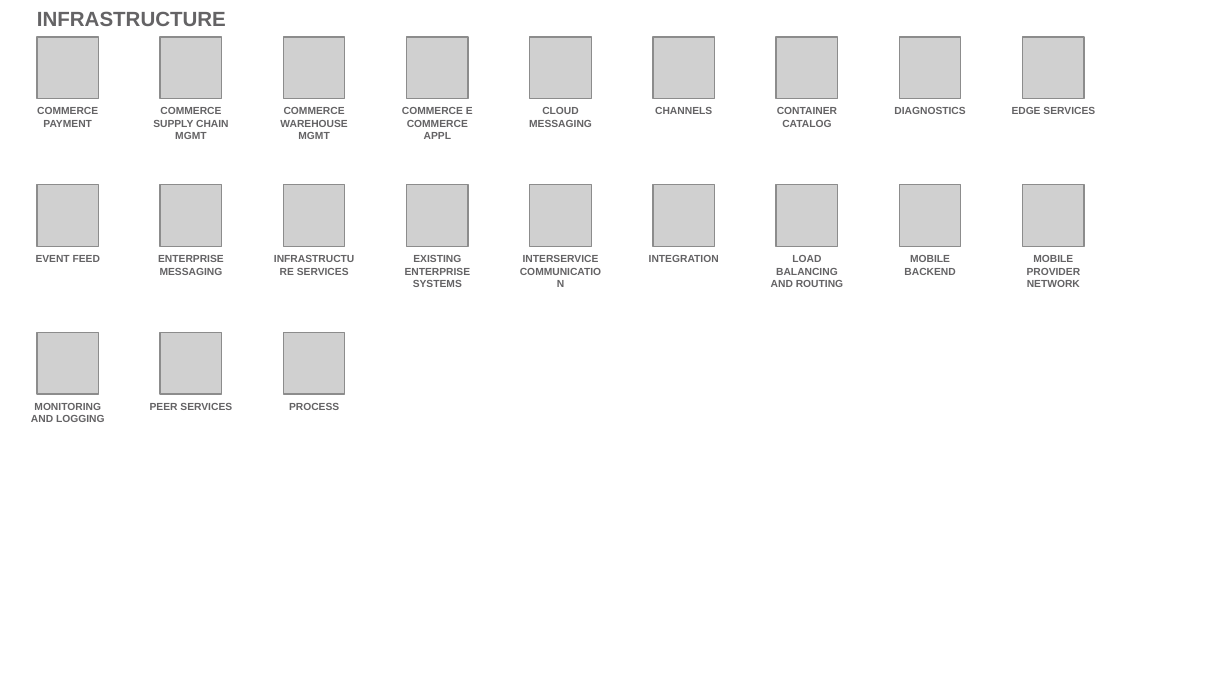
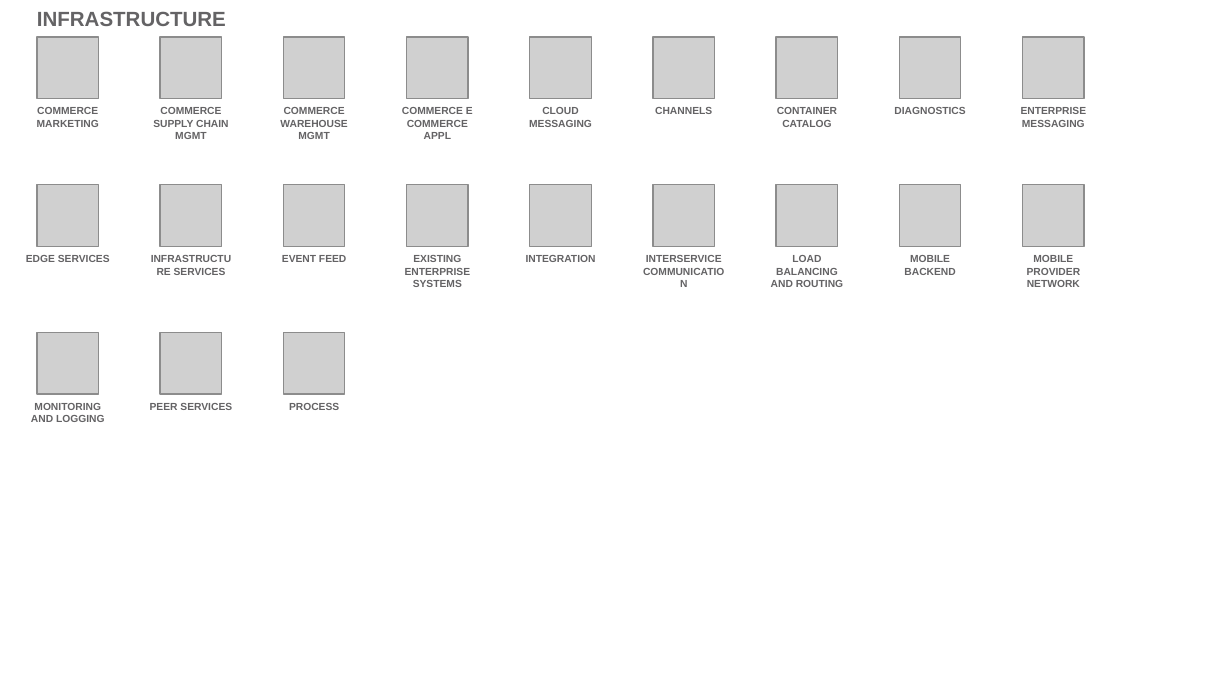
Before and after one commit to l2fprod/myarchitecture, a slide deck: slide 18 of mycatalog-architecture-diagram-template.pptx. Drawn at 1232x693 pixels with LibreOffice and Linux fonts; fonts in the diff are those of the drawing; grey boxes stand for pictures. Boxes give left, top, right and bottom in pixels: in the first picture for what was removed or moved away, otherwise in the second. Text is boxed around its words. In the diff, an @@ line names an element or a change of style, - is before the commit and + after.

```diff
--- a/mycatalog-architecture-diagram-template.pptx
+++ b/mycatalog-architecture-diagram-template.pptx
@@ text at <box>37,107,99,127</box>: text changed @@
-COMMERCE PAYMENT
+COMMERCE MARKETING
@@ text at <box>1021,107,1087,127</box>: text changed @@
-EDGE SERVICES
+ENTERPRISE MESSAGING
@@ text at <box>26,255,110,262</box>: text changed @@
-EVENT FEED
+EDGE SERVICES
@@ text "INFRASTRUCTURE SERVICES": place and size @@
-text "INFRASTRUCTURE SERVICES" at <box>297,268,349,275</box>
+text "INFRASTRUCTURE SERVICES" at <box>174,268,226,275</box>
@@ text removed at <box>158,255,224,275</box> @@
-ENTERPRISE MESSAGING
@@ text added at <box>282,255,346,262</box>, 6 pt, text #646365, bold @@
+EVENT FEED
@@ text "INTEGRATION": place and size @@
-text "INTEGRATION" at <box>649,255,719,262</box>
+text "INTEGRATION" at <box>526,255,596,262</box>
@@ text "INTERSERVICE COMMUNICATION": place and size @@
-text "INTERSERVICE COMMUNICATION" at <box>523,255,599,262</box>
+text "INTERSERVICE COMMUNICATION" at <box>646,255,722,262</box>
```
Also in this commit, not shown: 17 other slides changed, 1 slide added, 1 slide removed.
